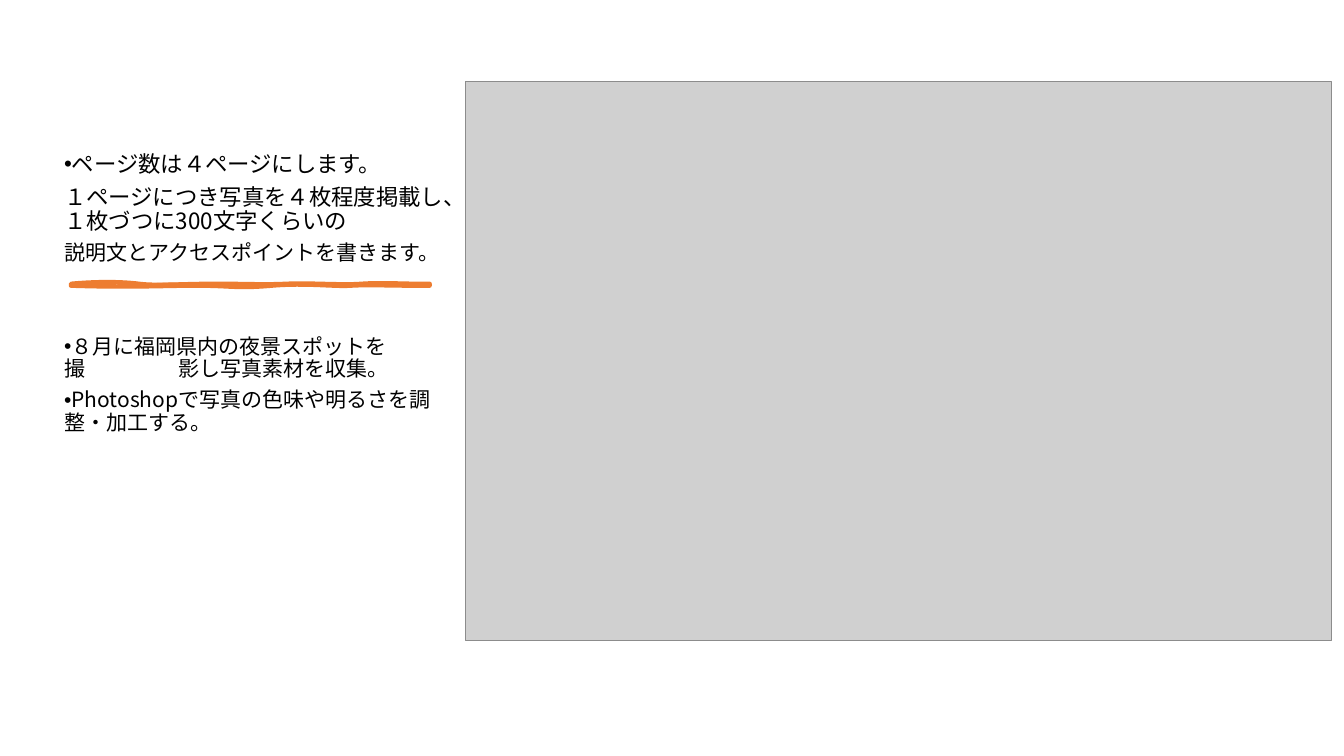
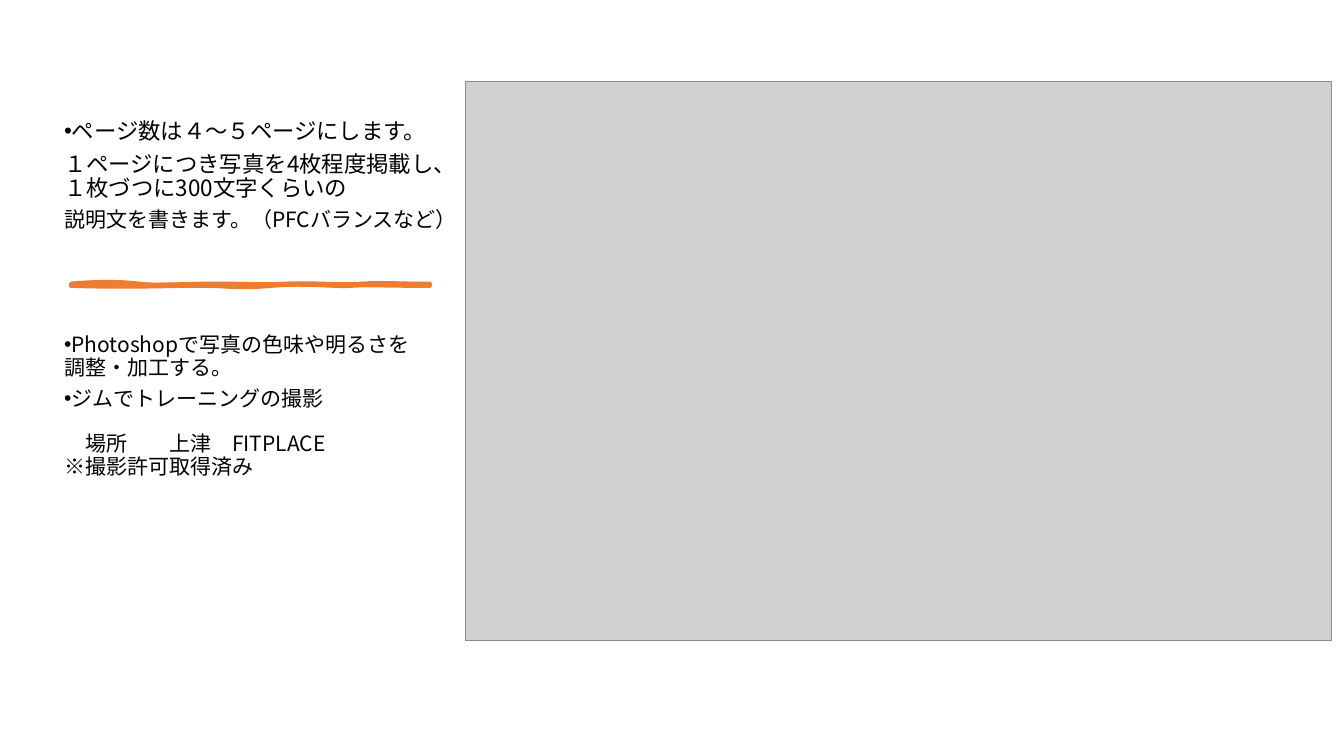
Before and after one commit to Ckg25007/zemi, a slide deck: slide 9 of 中間発表 power point/25007 大平凜音.pptx. Drawn at 1344x756 pixels with LibreOffice and Linux fonts; fonts in the diff are those of the drawing; grey boxes stand for pictures. Boxes give left, top, right and bottom in pixels: in the first picture for what was removed or moved away, otherwise in the second. Text is boxed around its words. In the diff, an @@ line names an element or a change of style, - is before the commit and + after.

```diff
--- a/中間発表 power point/25007 大平凜音.pptx
+++ b/中間発表 power point/25007 大平凜音.pptx
@@ text at (x1=64, y1=120, x2=456, y2=476): text changed @@
-• ページ数は４ページにします。
-１ページにつき写真を４枚程度掲載し、１枚づつに300文字くらいの
-説明文とアクセスポイントを書きます。
-• ８月に福岡県内の夜景スポットを撮 影し写真素材を収集。
-• Photoshopで写真の色味や明るさを調整・加工する。
+• ページ数は４～５ページにします。
+１ページにつき写真を4枚程度掲載し、１枚づつに300文字くらいの
+説明文を書きます。（PFCバランスなど）
+• Photoshopで写真の色味や明るさを 調整・加工する。
+• ジムでトレーニングの撮影 場所 上津 FITPLACE ※撮影許可取得済み
```
Also in this commit, not shown: 1 other slide changed, 2 slides added, 1 slide removed.
